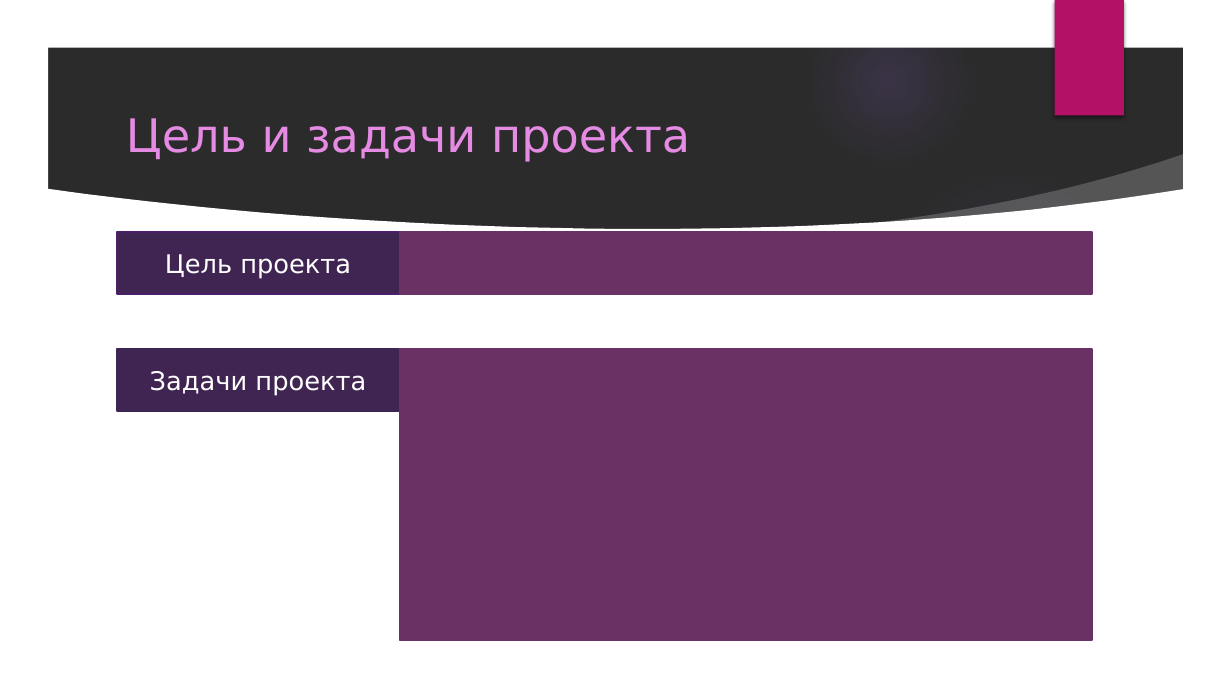
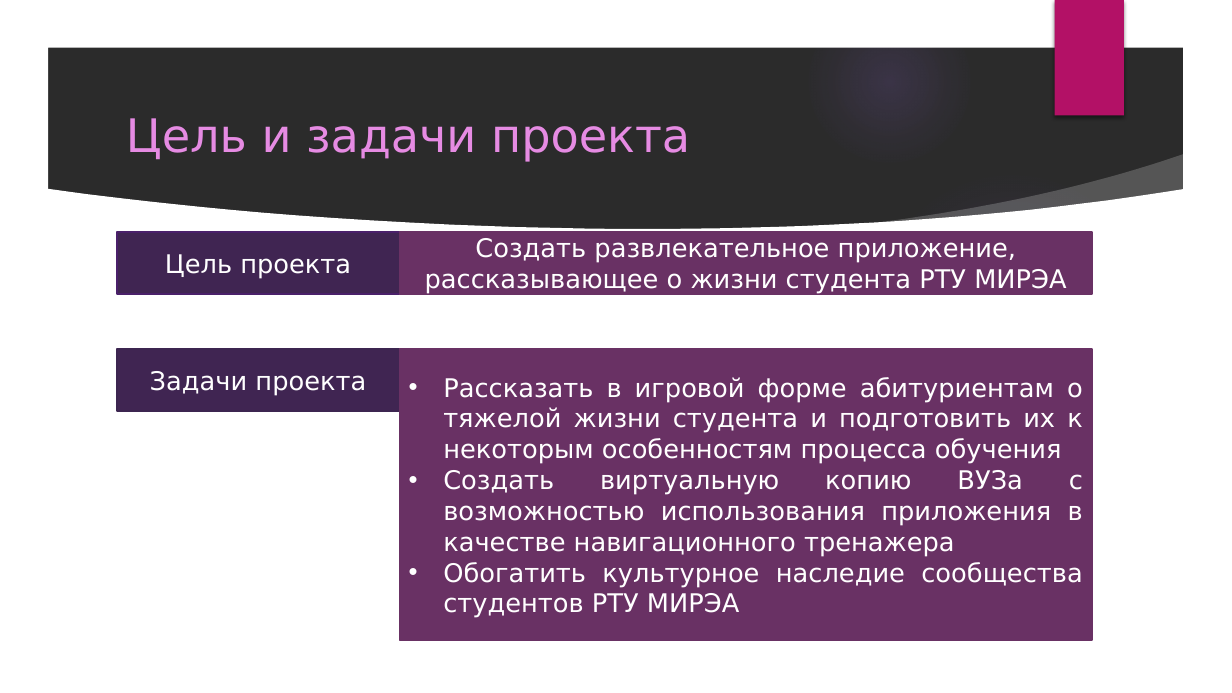
Before and after one commit to PenzaStreetGames/TriggerTrap, a slide deck: slide 2 of Проект по Samsung.pptx. Drawn at 1232x693 pixels with LibreOffice and Linux fonts; fonts in the diff are those of the drawing; background and template pictures are left out; a plain dark background stands for a picture behind light text. Boxes give left, top, right and bottom in pixels: in the first picture for what was removed or moved away, otherwise in the second. Text is boxed around its words. In the diff, an @@ line names an element or a change of style, - is before the commit and + after.

```diff
--- a/Проект по Samsung.pptx
+++ b/Проект по Samsung.pptx
@@ text in rectangle at (425, 238, 1066, 294): text added @@
+Создать развлекательное приложение, рассказывающее о жизни студента РТУ МИРЭА
@@ text in rectangle at (443, 377, 1083, 618): text added @@
+• Рассказать в игровой форме абитуриентам о тяжелой жизни студента и подготовить их к некоторым особенностям процесса обучения
+• Создать виртуальную копию ВУЗа с возможностью использования приложения в качестве навигационного тренажера
+• Обогатить культурное наследие сообщества студентов РТУ МИРЭА
```
Also in this commit, not shown: 2 other slides changed.
